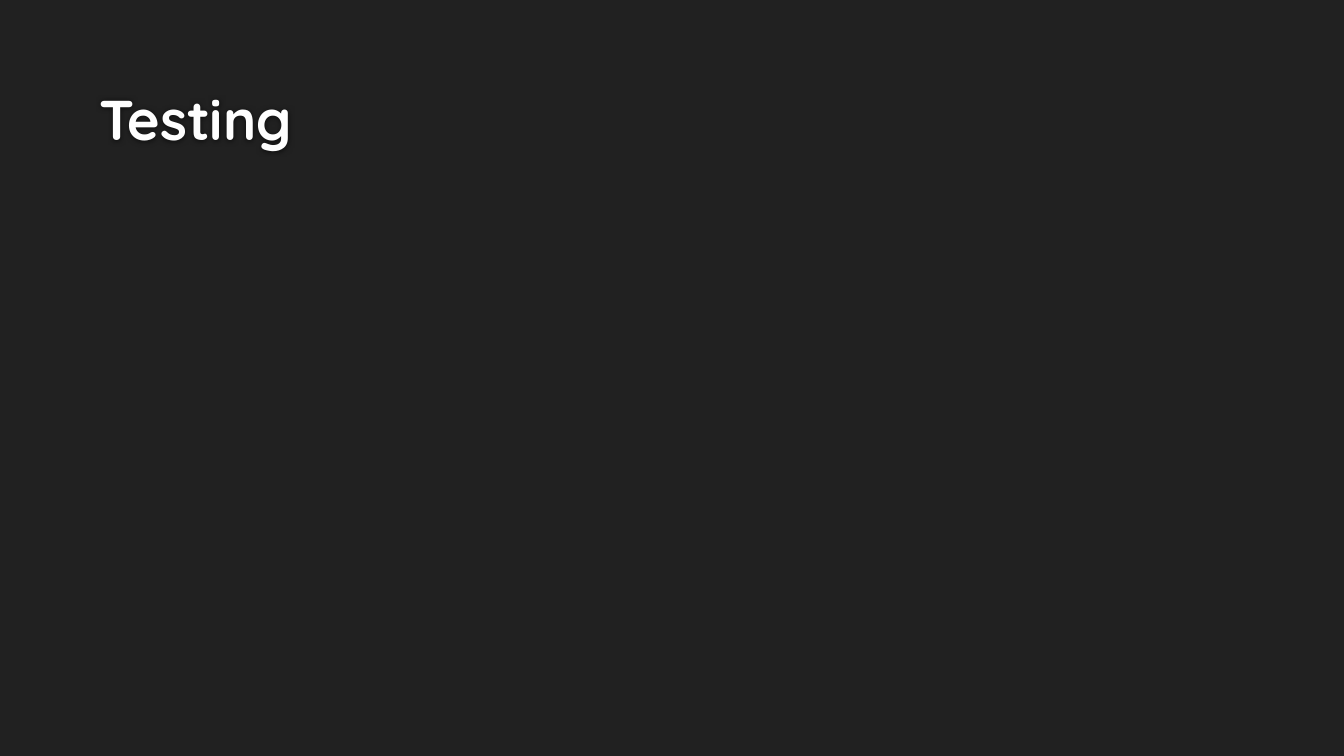
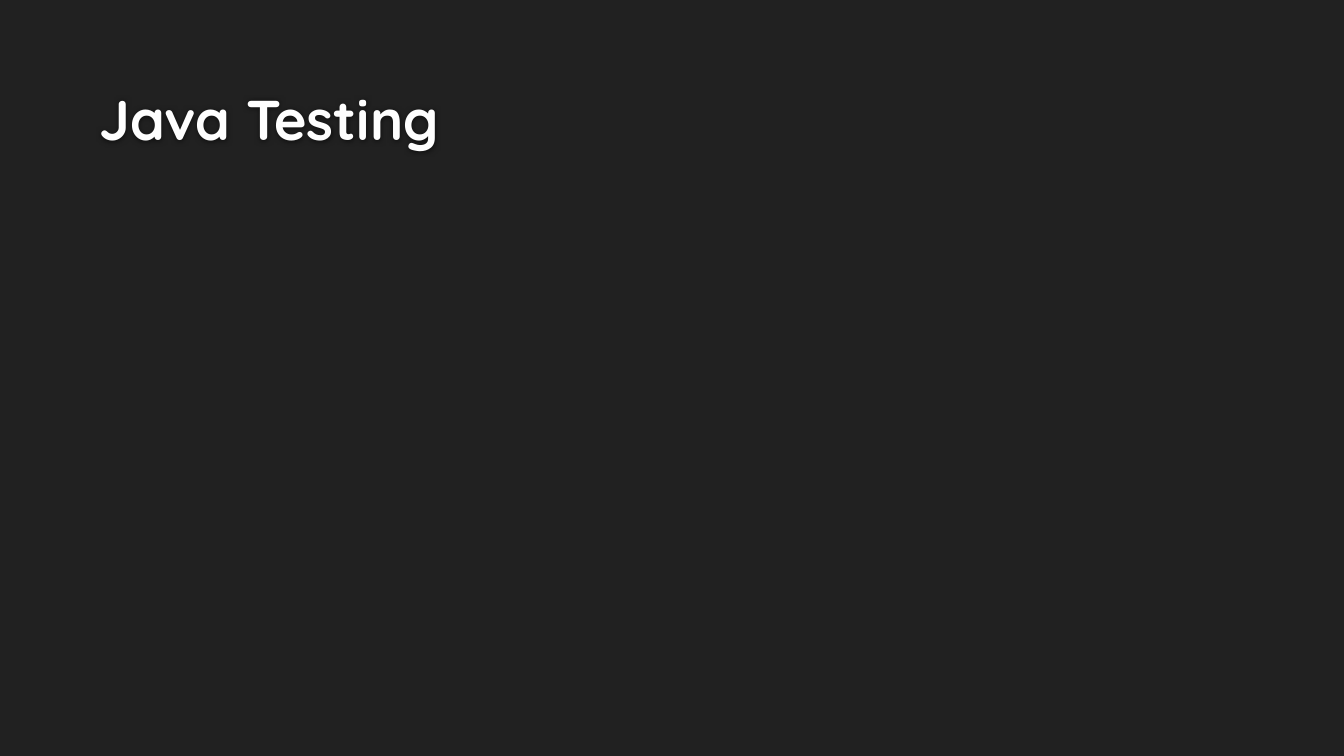
Before and after one commit to QimingChen/spring_graphql, a slide deck: slide 8 of example3/graphql.pptx (slide 9 before the commit). Drawn at 1344x756 pixels with LibreOffice and Linux fonts; fonts in the diff are those of the drawing; background and template pictures are left out. Boxes give left, top, right and bottom in pixels: in the first picture for what was removed or moved away, otherwise in the second. Text is boxed around its words. In the diff, an @@ line names an element or a change of style, - is before the commit and + after.

```diff
--- a/example3/graphql.pptx
+++ b/example3/graphql.pptx
@@ title at <box>99,99,439,151</box>: text changed @@
-Testing
+Java Testing
```
Also in this commit, not shown: 7 other slides changed.
